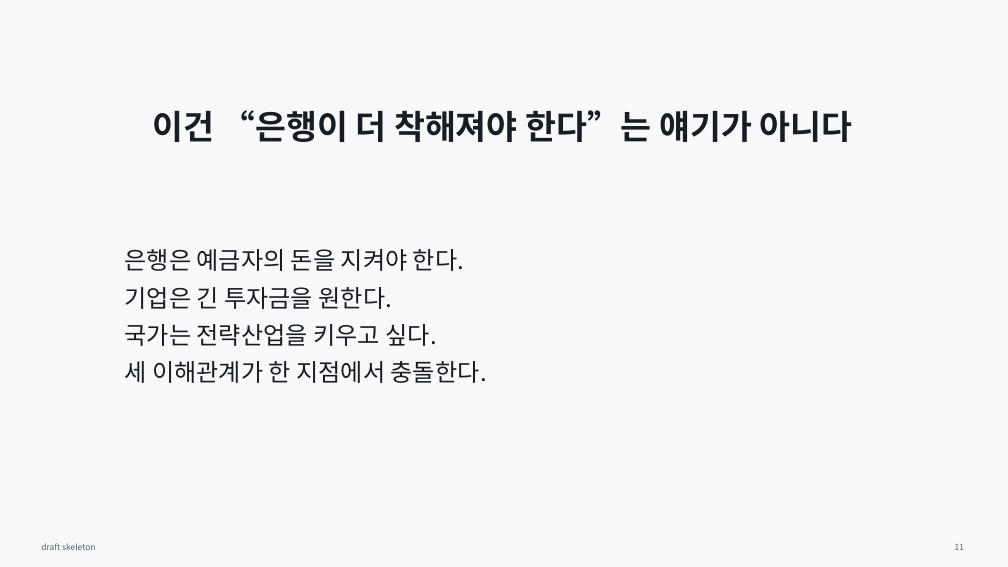
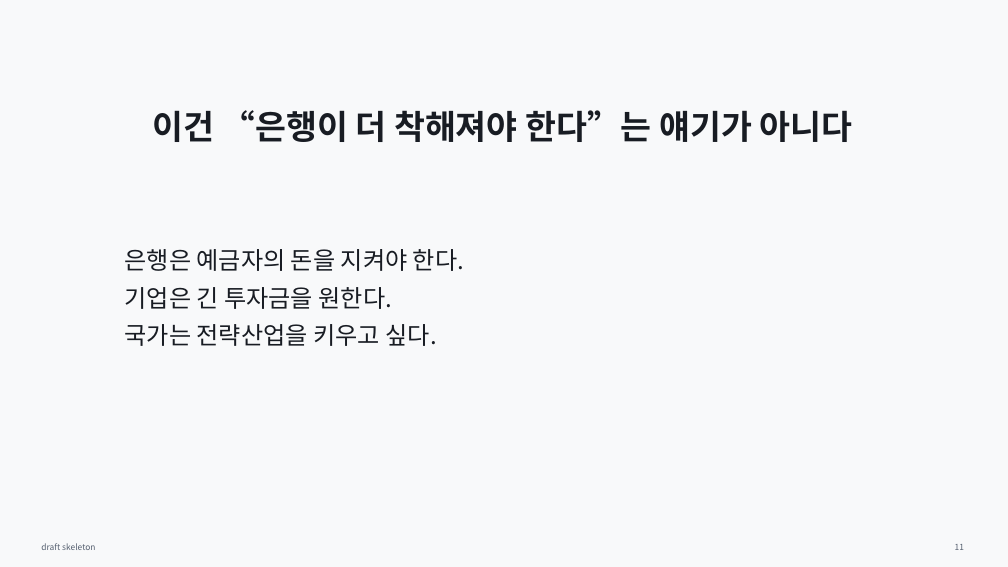
Before and after one commit to Rlearnchan/luddite, a slide deck: slide 11 of outputs/pptx/productive_finance_policy_draft.pptx. Drawn at 1008x567 pixels with LibreOffice and Linux fonts; fonts in the diff are those of the drawing. Boxes give left, top, right and bottom in pixels: in the first picture for what was removed or moved away, otherwise in the second. Text is boxed around its words. In the diff, an @@ line names an element or a change of style, - is before the commit and + after.

```diff
--- a/outputs/pptx/productive_finance_policy_draft.pptx
+++ b/outputs/pptx/productive_finance_policy_draft.pptx
@@ text at <box>125,361,487,383</box>: paragraph removed @@
-세 이해관계가 한 지점에서 충돌한다.
```
Also in this commit, not shown: 1 other slide changed, 8 other files.
